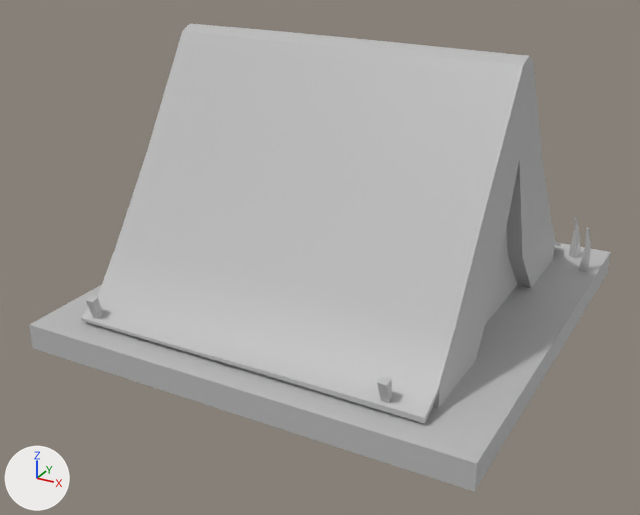
The FBX model MixAndGameJam2/Assets/Colla/FBX/ASSET_ENV_tente.fbx as it was, and as the next commit left it.
Rendered twice from a 50 mm camera at (1.7, -3.34, 1.89) aimed at (-0.03, -0.19, 0.32). Every picture has the same lights, and +X, +Y and +Z are marked at lower left. Where no turn or scale is listed for an object, it has been applied to the vertices.

The scene before the commit, as lines of its bpy script (objects in view):
```python
me_mesh = bpy.data.meshes.new('Mesh')
me_mesh.from_pydata(...)  # 209 vertices, 196 faces; spans x -1.0..1.0, y -1.01..0.97, z -0.12..1.13
me_mesh.materials.append(mat_lambert1)  # grey #bcbcbc
ob_tente = bpy.data.objects.new('TENTE', me_mesh)
ob_tente.location = (0.004, -0.001, 0.122)
```
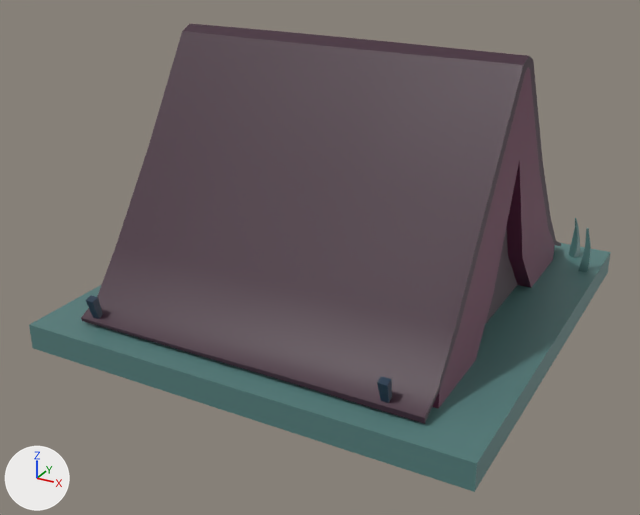
Pixel boxes (x1, y1, x2, y2) of what changed, in the pictures (640 x 515 px):
part 1 of me_mesh, recoloured
    both: (86, 295, 103, 319)
part 2 of me_mesh, recoloured (grey to blue)
    both: (377, 376, 392, 403)
part 3 of me_mesh, recoloured (grey to cyan)
    both: (569, 218, 591, 272)
part 4 of me_mesh, recoloured (grey to cyan)
    both: (29, 243, 611, 492)
part 5 of me_mesh, recoloured (grey to brown)
    both: (432, 67, 555, 409)
part 6 of me_mesh, recoloured
    both: (271, 41, 561, 424)
part 7 of me_mesh, recoloured
    both: (81, 24, 378, 377)

The change, as a diff of the scene's bpy script:
```diff
--- a/MixAndGameJam2/Assets/Colla/FBX/ASSET_ENV_tente.fbx.py
+++ b/MixAndGameJam2/Assets/Colla/FBX/ASSET_ENV_tente.fbx.py
@@ mat_tente1 @@
+mat_tente1 = principled_material('TENTE1')
+mat_tente1.base_color = (0.0467, 0.0144, 0.0319)  # dark purple #3d2032
@@ mat_bois @@
+mat_bois = principled_material('BOIS')
+mat_bois.base_color = (0.0116, 0.0356, 0.0704)  # dark blue #1c354b
@@ mat_tente2 @@
+mat_tente2 = principled_material('TENTE2')
+mat_tente2.base_color = (0.152, 0.0315, 0.0813)  # brown #6d3251
@@ mat_sol @@
+mat_sol = principled_material('SOL')
+mat_sol.base_color = (0.0908, 0.209, 0.202)  # cyan #557e7c
@@ me_mesh @@
 me_mesh.from_pydata(...)  # 209 vertices, 196 faces; spans x -1.0..1.0, y -1.01..0.97, z -0.12..1.13
 # used by ob_tente; location = (0.004, -0.001, 0.122)
+# me_mesh part 1: all 6 faces centred in x -0.75..-0.71, y -0.9..-0.86, z -0.01..0.13 switch from mat_lambert1 (grey #bcbcbc) to mat_bois (dark blue #1c354b)
+# me_mesh part 2: all 6 faces centred in x 0.59..0.62, y -0.9..-0.86, z -0.01..0.13 switch from mat_lambert1 (grey #bcbcbc) to mat_bois (dark blue #1c354b)
+# me_mesh part 3: 35 of the faces centred in x 0.0..0.95, y 0.67..0.97, z -0.06..0.21 switch from mat_lambert1 (grey #bcbcbc) to mat_sol (cyan #557e7c)
+# me_mesh part 4: 4 of the faces centred in x 0.0..1.0, y -1.01..-0.02, z -0.12..0.0 switch from mat_lambert1 (grey #bcbcbc) to mat_sol (cyan #557e7c)
+# me_mesh part 5: 18 of the faces centred in x 0.42..0.77, y -0.77..0.74, z 0.04..0.96 switch from mat_lambert1 (grey #bcbcbc) to mat_tente2 (brown #6d3251)
+# me_mesh part 6: 52 of the faces centred in x 0.42..0.77, y -0.9..0.88, z 0.0..1.12 switch from mat_lambert1 (grey #bcbcbc) to mat_tente1 (dark purple #3d2032)
+# me_mesh part 7: 50 of the faces centred in x -0.8..-0.11, y -0.9..0.88, z 0.0..1.12 switch from mat_lambert1 (grey #bcbcbc) to mat_tente1 (dark purple #3d2032)
```
